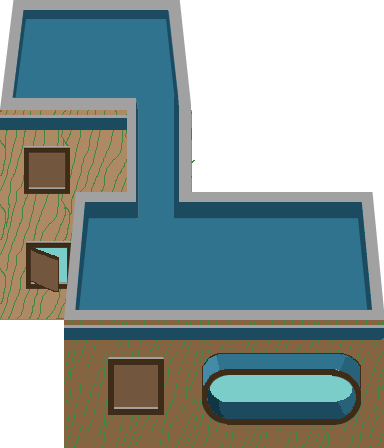
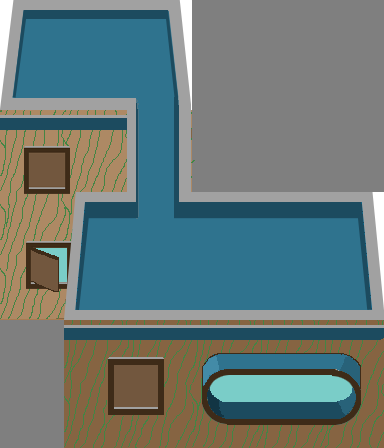
Two versions of the same layered image (384 × 448). Layer-by-layer changes:
showed "Layer 1" over box(0, 0, 384, 448)
